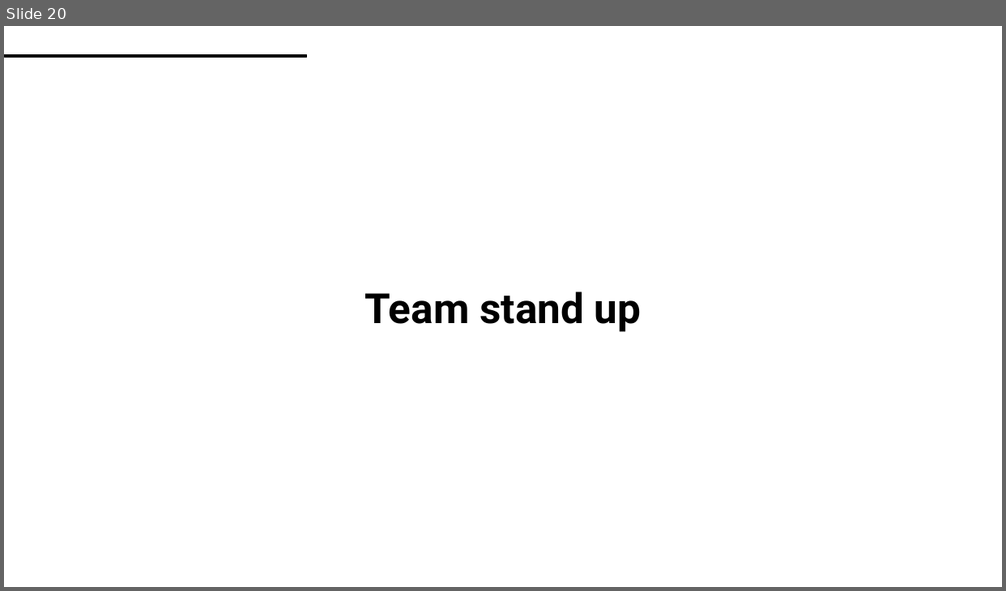
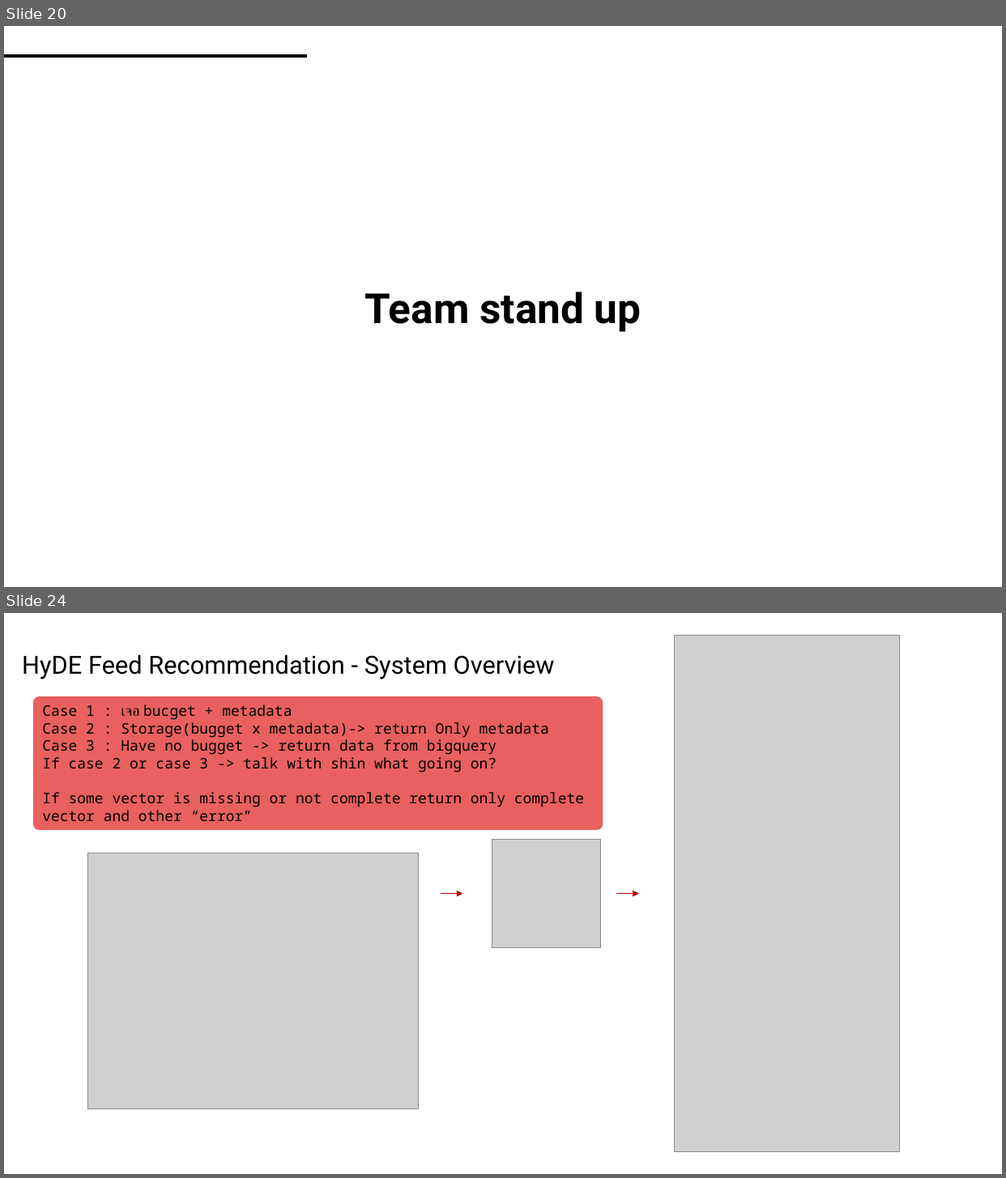
Before and after one commit to TunKedsaro/Hyde, a slide deck: logs/Ghostdeck.pptx. Shown one above the other, each under a label of ours: slide 20 before the commit, slides 20 and 24 after it; the slides between them are not shown. The pictures are 1006x591 and 1006x1178 pixels, drawn with LibreOffice and Linux fonts; fonts in the diff are those of the drawing; grey boxes stand for pictures. Boxes give left, top, right and bottom in pixels: in the first picture for what was removed or moved away, otherwise in the second. Text is boxed around its words. In the diff, an @@ line names an element or a change of style, - is before the commit and + after.

Commit message:
docs(planning) : add Confluence reference document for HyDE feed project

```diff
--- a/logs/Ghostdeck.pptx
+++ b/logs/Ghostdeck.pptx
@@ slide 24 added at bbox=[4, 613, 1002, 1174], background #FFFFFF @@
@@ picture added at bbox=[674, 635, 900, 1152] @@
@@ text added at bbox=[22, 655, 555, 679], 24 pt, text #000000 @@
+HyDE Feed Recommendation - System Overview
@@ rounded rectangle added at bbox=[33, 697, 603, 830], fill #E96060, 14 pt, text #000000 @@
+Case 1 : เจอ bucget + metadata
+Case 2 : Storage(bugget x metadata)-> return Only metadata
+Case 3 : Have no bugget -> return data from bigquery
+If case 2 or case 3 -> talk with shin what going on?
+If some vector is missing or not complete return only complete vector and other “error”
@@ picture added at bbox=[33, 774, 172, 817] @@
@@ picture added at bbox=[88, 854, 418, 1110] @@
@@ picture added at bbox=[492, 839, 602, 948] @@
@@ arrow added from (441, 894) to (463, 894), #C00000 1 pt @@
@@ arrow added from (616, 894) to (639, 894), #C00000 1 pt @@
```
Also in this commit, not shown: 1 slide changed, 5 other slides added, 5 other files.
